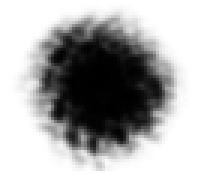
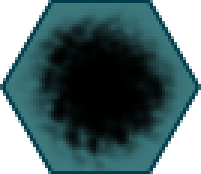
Comparing the layer stacks of the two w=201, h=174 images. Changes:
renamed "tile_0" to "tile_0_bright", showed it, painted on it over [left=3, top=3, right=198, bottom=171]
showed "Rand" over [left=0, top=0, right=201, bottom=174]
